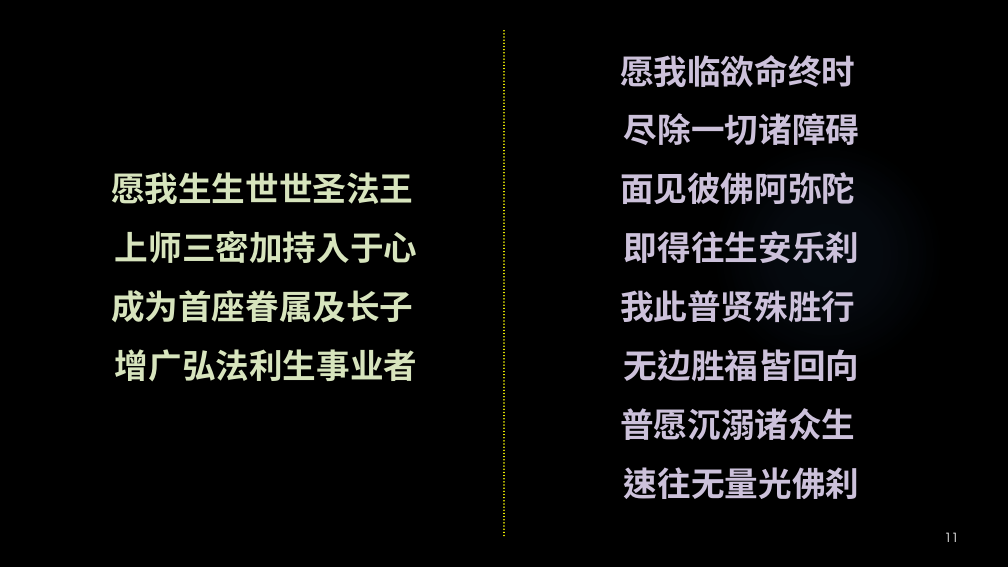
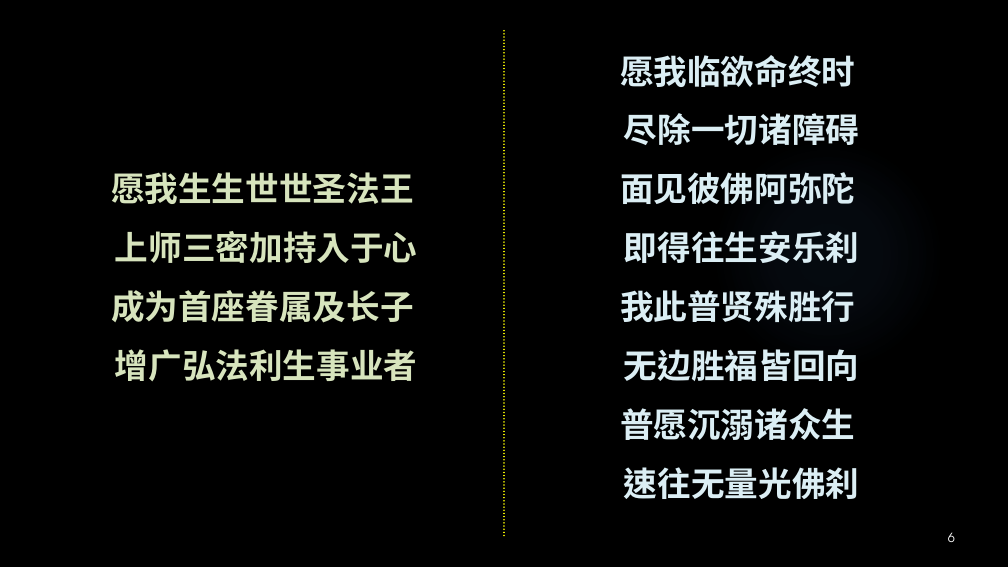
Before and after one commit to zuokun2013/hdv, a slide deck: slide 6 of other/回向2021.pptx (slide 11 before the commit). Drawn at 1008x567 pixels with LibreOffice and Linux fonts; fonts in the diff are those of the drawing; background and template pictures are left out. Boxes give left, top, right and bottom in pixels: in the first picture for what was removed or moved away, otherwise in the second. Text is boxed around its words. In the diff, an @@ line names an element or a change of style, - is before the commit and + after.

```diff
--- a/other/回向2021.pptx
+++ b/other/回向2021.pptx
@@ text "愿我临欲命终时" at bbox=[620, 55, 859, 499]: text colour #CCC1DA to #DBEEF4 @@
@@ page number at bbox=[948, 532, 955, 542]: text changed @@
-11
+6
```
Also in this commit, not shown: 6 other slides changed, 5 slides removed, 10 other files.
